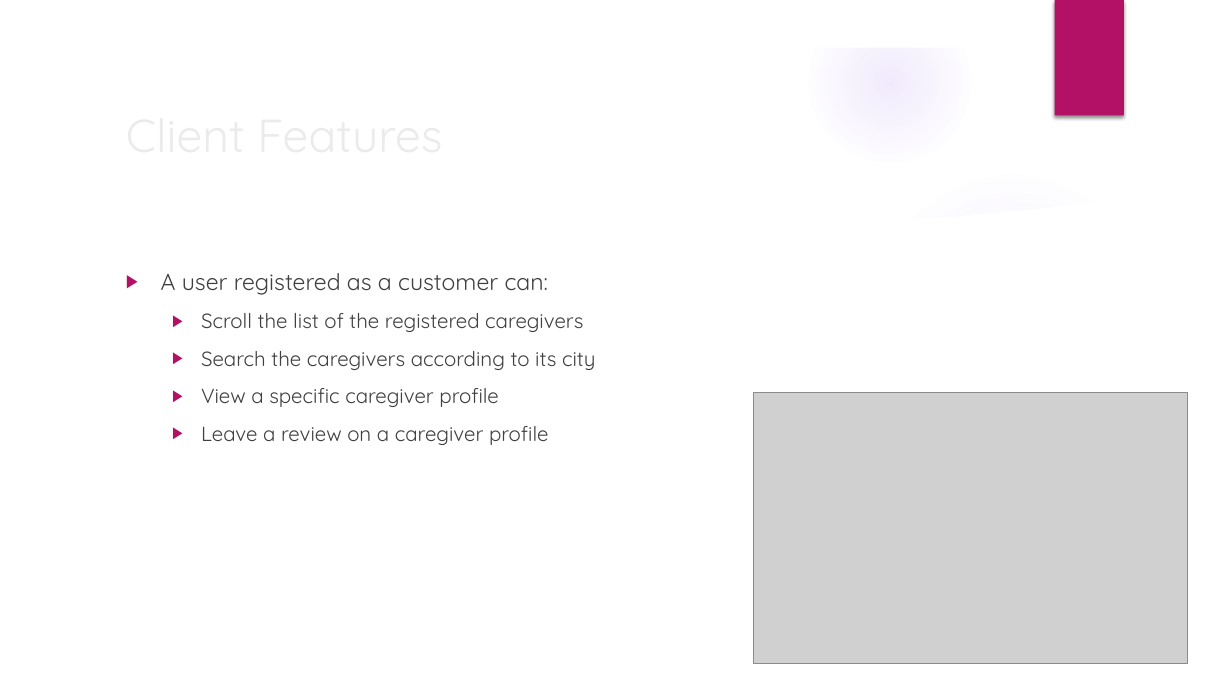
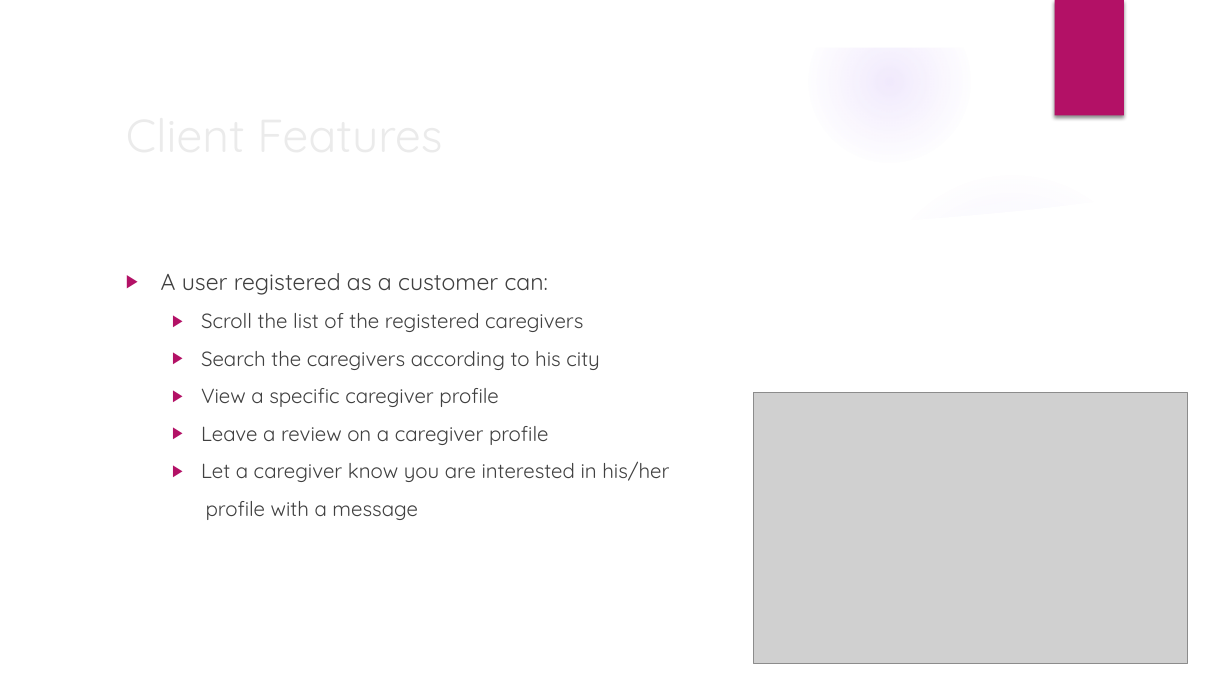
Before and after one commit to fedy97/Baddy-full-stack-app, a slide deck: slide 4 of documentation/Baddy_presentation.pptx (slide 5 before the commit). Drawn at 1232x693 pixels with LibreOffice and Linux fonts; fonts in the diff are those of the drawing; grey boxes stand for pictures; background and template pictures are left out. Boxes give left, top, right and bottom in pixels: in the first picture for what was removed or moved away, otherwise in the second. Text is boxed around its words. In the diff, an @@ line names an element or a change of style, - is before the commit and + after.

Commit message:
added notification for messages + power point update

```diff
--- a/documentation/Baddy_presentation.pptx
+++ b/documentation/Baddy_presentation.pptx
@@ text at (201, 351, 599, 370): text changed @@
-  ▶ Search the caregivers according to its city
+  ▶ Search the caregivers according to his city
@@ text at (201, 461, 669, 520): paragraphs added @@
+  ▶ Let a caregiver know you are interested in his/her
+  profile with a message
```
Also in this commit, not shown: 2 other slides changed, 8 slides added, 1 other file.
